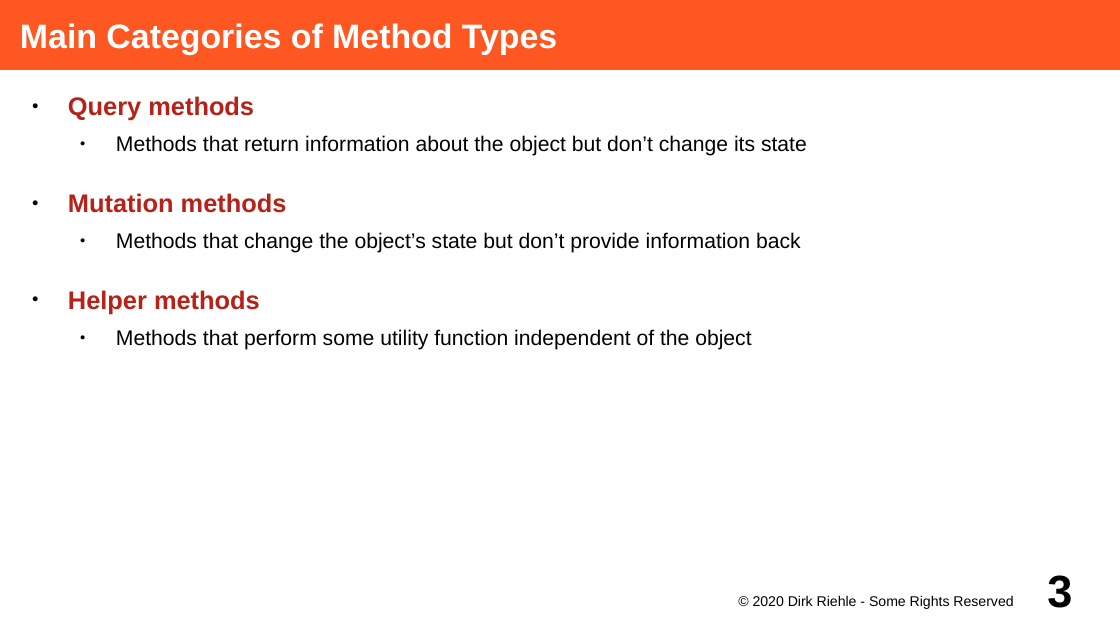
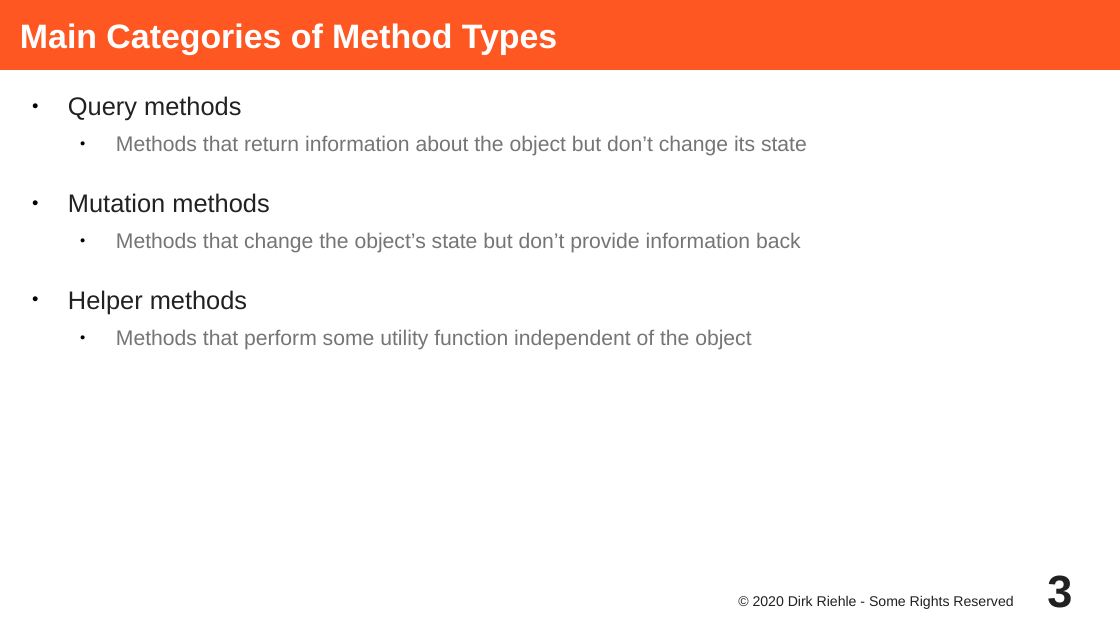
Before and after one commit to dirkriehle/adap-course, a slide deck: slide 3 of Lecture Slides/ADAP C01 - Method Types.odp. Drawn at 1120x630 pixels with LibreOffice and Linux fonts; fonts in the diff are those of the drawing. Boxes give left, top, right and bottom in pixels: in the first picture for what was removed or moved away, otherwise in the second. Text is boxed around its words. In the diff, an @@ line names an element or a change of style, - is before the commit and + after.

```diff
--- a/Lecture Slides/ADAP C01 - Method Types.odp
+++ b/Lecture Slides/ADAP C01 - Method Types.odp
@@ text "Query methods" at (68, 97, 807, 350): text colour #B62118 to #212121, bold off in "Query methods", "Mutation methods", "Helper methods"; text colour #000000 to #757575 in "Methods that return information about the object ...", "Methods that change the object’s state but ...", "Methods that perform some utility function independent ..." @@
@@ page number at (1047, 575, 1072, 608): text colour #000000 to #212121 @@
@@ text "© 2020 Dirk Riehle - ..." at (753, 595, 1013, 609): text colour #000000 to #212121 @@
```
Also in this commit, not shown: 32 other slides changed, 3 other files.
